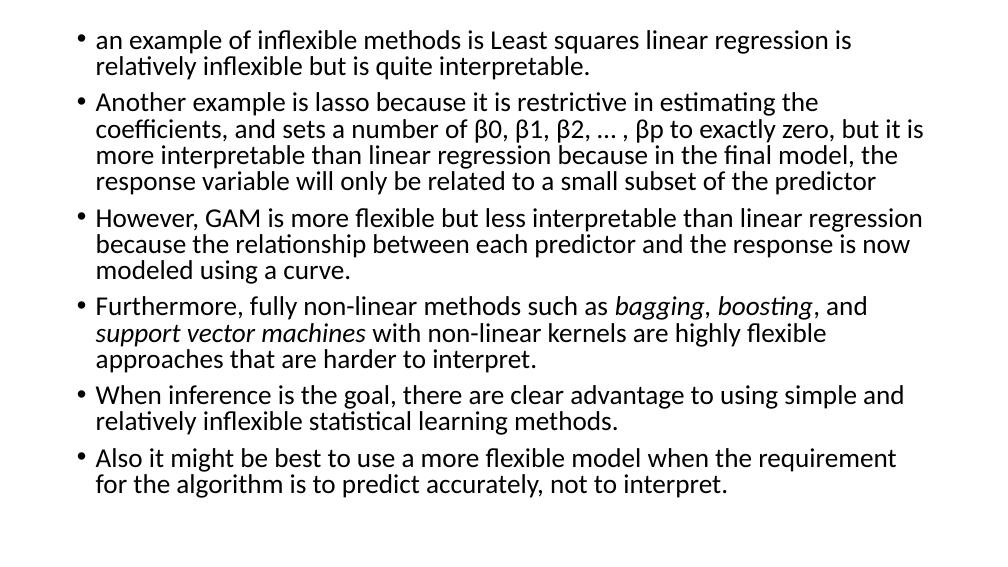
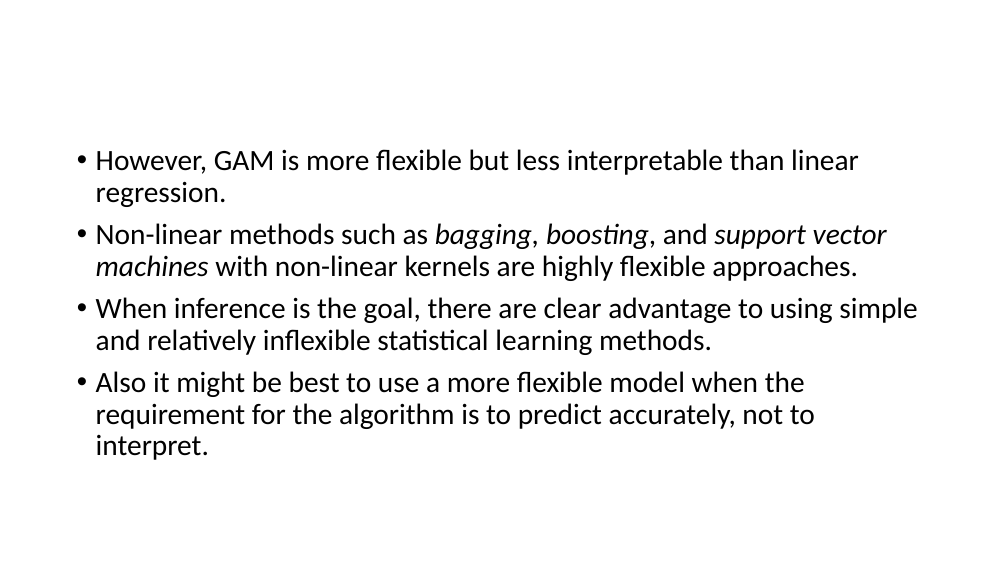
Before and after one commit to TseChapman/PresentationMaterials, a slide deck: slide 22 of Presentation Materials/Chapter 2/Chapter 2 Presentation.pptx. Drawn at 1008x567 pixels with LibreOffice and Linux fonts; fonts in the diff are those of the drawing. Boxes give left, top, right and bottom in pixels: in the first picture for what was removed or moved away, otherwise in the second. Text is boxed around its words. In the diff, an @@ line names an element or a change of style, - is before the commit and + after.

```diff
--- a/Presentation Materials/Chapter 2/Chapter 2 Presentation.pptx
+++ b/Presentation Materials/Chapter 2/Chapter 2 Presentation.pptx
@@ text "However, GAM is more flexible ...": place and size @@
-text "However, GAM is more flexible ..." at <box>96,30,924,498</box>
+text "However, GAM is more flexible ..." at <box>96,149,917,460</box>
@@ text at <box>96,149,887,281</box>: text changed; size 25.9 to 28 pt @@
-• an example of inflexible methods is Least squares linear regression is relatively inflexible but is quite interpretable.
-• Another example is lasso because it is restrictive in estimating the coefficients, and sets a number of β0, β1, β2, … , βp to exactly zero, but it is more interpretable than linear regression because in the final model, the response variable will only be related to a small subset of the predictor
-• However, GAM is more flexible but less interpretable than linear regression because the relationship between each predictor and the response is now modeled using a curve.
-• Furthermore, fully non-linear methods such as bagging, boosting, and support vector machines with non-linear kernels are highly flexible approaches that are harder to interpret.
+• However, GAM is more flexible but less interpretable than linear regression.
+• Non-linear methods such as bagging, boosting, and support vector machines with non-linear kernels are highly flexible approaches.
@@ text at <box>96,297,917,460</box>: size 25.9 to 28 pt in "When inference is the goal, there are ...", "Also it might be best to use ..."; line spacing 0.8 to 0.9 @@
```
Also in this commit, not shown: 6 other slides changed.
